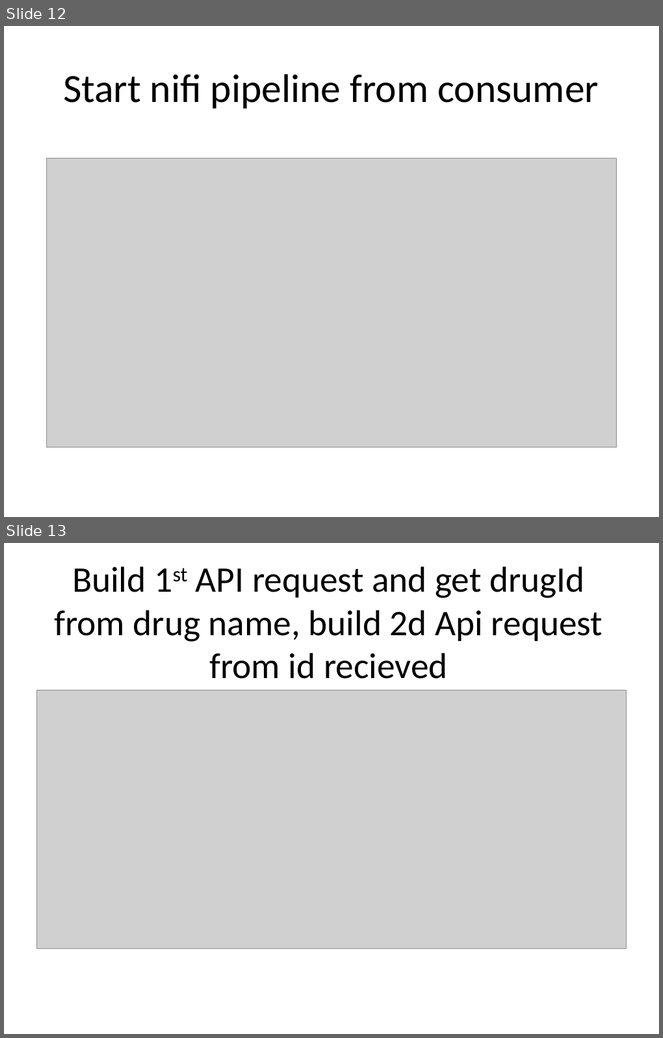
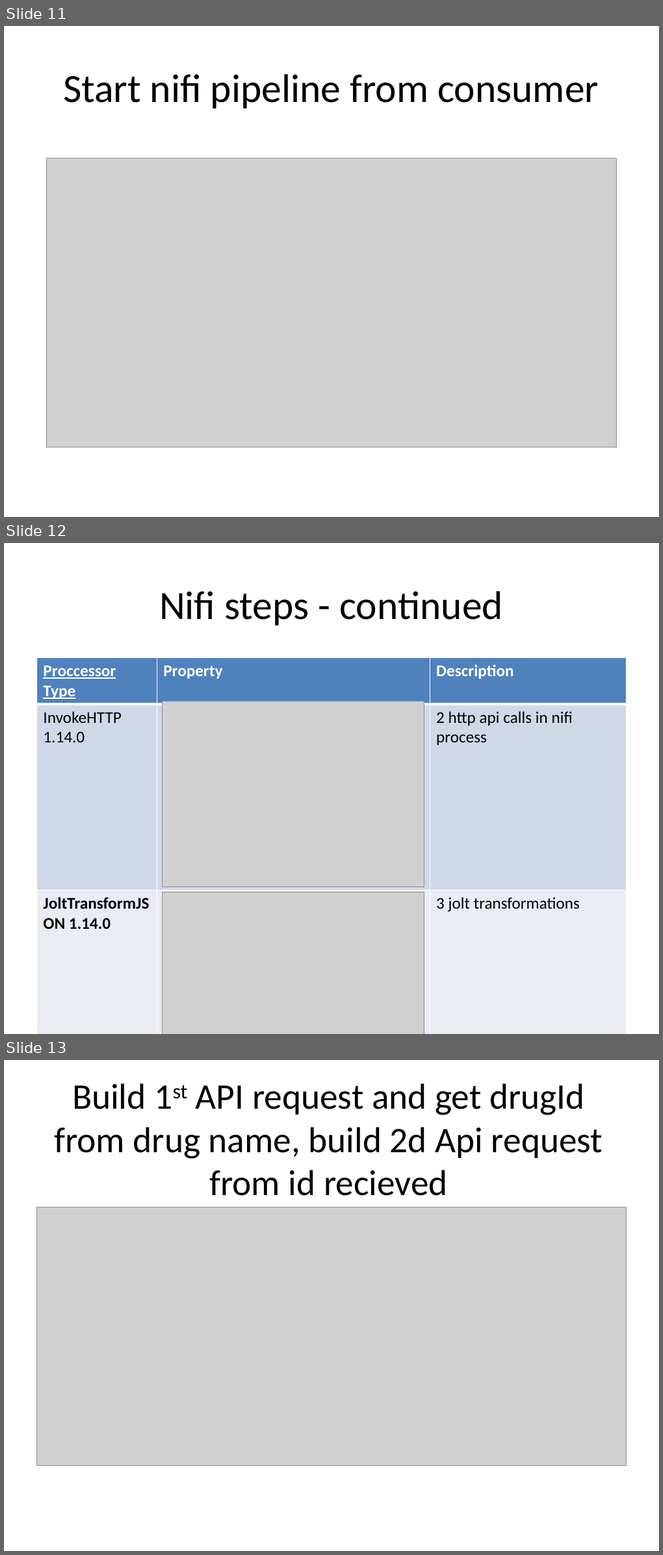
Before and after one commit to katkovOlga/nayaProject, a slide deck: FinalProject.pptx. Shown one above the other, each under a label of ours: slides 12 and 13 before the commit, slides 11, 12 and 13 after it. The pictures are 663x1038 and 663x1555 pixels, drawn with LibreOffice and Linux fonts; fonts in the diff are those of the drawing; grey boxes stand for pictures. Boxes give left, top, right and bottom in pixels: in the first picture for what was removed or moved away, otherwise in the second. Text is boxed around its words. In the diff, an @@ line names an element or a change of style, - is before the commit and + after.

```diff
--- a/FinalProject.pptx
+++ b/FinalProject.pptx
@@ slide 12 added at (x1=4, y1=543, x2=659, y2=1034), background #FFFFFF @@
@@ title added at (x1=159, y1=591, x2=503, y2=626), 44 pt, text #000000 @@
+Nifi steps - continued
@@ table added at (x1=36, y1=657, x2=627, y2=1034), 3 rows, 3 columns @@
+Proccessor Type | Property | Description
+InvokeHTTP 1.14.0 |  | 2 http api calls in nifi process
+JoltTransformJSON 1.14.0 |  | 3 jolt transformations
@@ picture added at (x1=163, y1=702, x2=425, y2=887) @@
@@ picture added at (x1=163, y1=892, x2=425, y2=1034) @@
@@ what was slide 12 is now slide 11 @@
```
Also in this commit, not shown: 4 slides changed, 4 other slides added, 1 slide removed, 2 other files.
